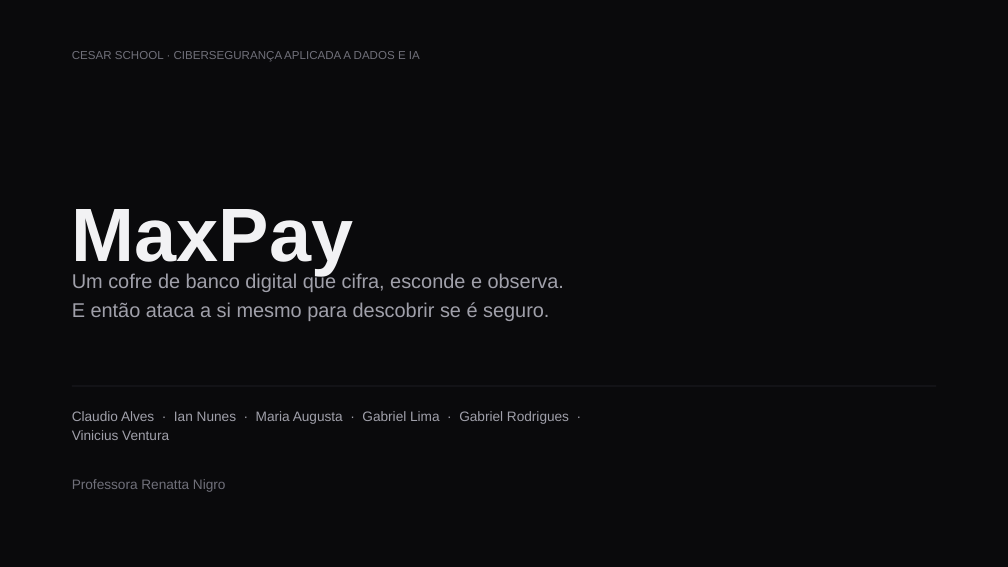
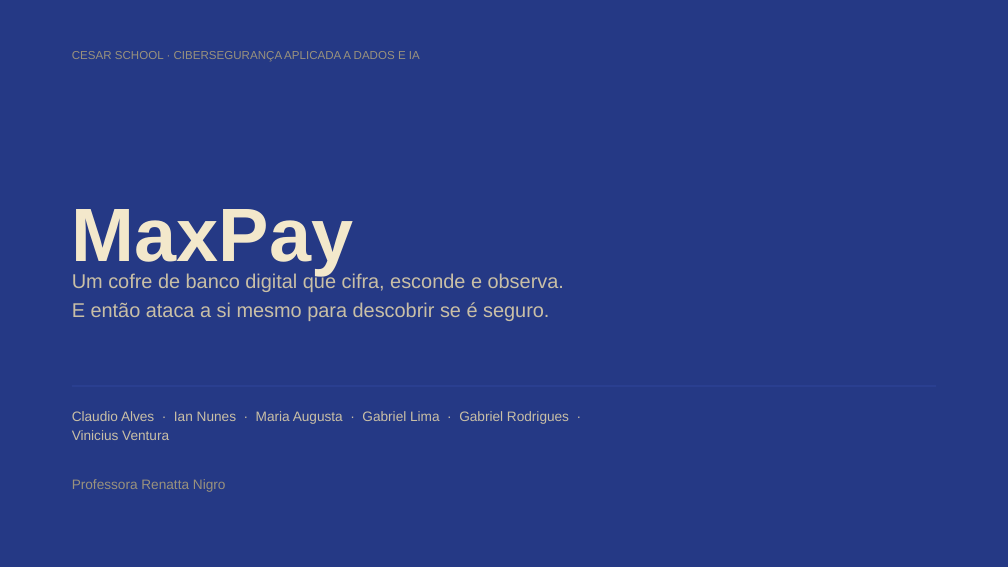
Before and after one commit to vinivent/MaxPay-Cyber, a slide deck: slide 1 of docs/MaxPay-apresentacao.pptx. Drawn at 1008x567 pixels with LibreOffice and Linux fonts; fonts in the diff are those of the drawing. Boxes give left, top, right and bottom in pixels: in the first picture for what was removed or moved away, otherwise in the second. Text is boxed around its words. In the diff, an @@ line names an element or a change of style, - is before the commit and + after.

```diff
--- a/docs/MaxPay-apresentacao.pptx
+++ b/docs/MaxPay-apresentacao.pptx
@@ background #0A0A0C to #253985 @@
@@ text "CESAR SCHOOL · CIBERSEGURANÇA APLICADA ..." at (x1=72, y1=51, x2=420, y2=62): text colour #70707A to #9A927D @@
@@ text "MaxPay" at (x1=72, y1=209, x2=353, y2=276): text colour #F2F2F4 to #F3E8CB @@
@@ text "Um cofre de banco digital ..." at (x1=72, y1=273, x2=564, y2=321): text colour #A0A0AA to #C9BFA6 @@
@@ rectangle at (x1=72, y1=386, x2=936, y2=386): fill #26262C to #354CA6 @@
@@ text "Claudio Alves · Ian Nunes ..." at (x1=72, y1=411, x2=569, y2=440): text colour #A0A0AA to #C9BFA6 @@
@@ text "Professora Renatta Nigro" at (x1=72, y1=479, x2=226, y2=492): text colour #70707A to #9A927D @@
```
Also in this commit, not shown: 18 other slides changed, 11 other files.
